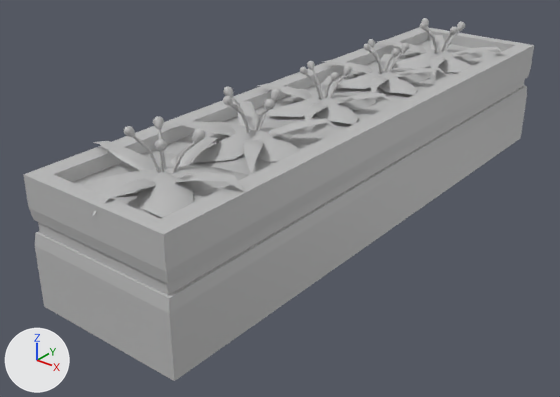
Two versions of the FBX model Organic Models/SM_FernGarden.fbx, one commit apart.
One viewpoint serves both versions: a 50 mm camera at (1.63, -4.46, 2.18) aimed at (-0.99, -1.19, 0.15). The axes (+X, +Y, +Z) are drawn at lower left. The lights are the same throughout. Where no turn or scale is listed for an object, it has been applied to the vertices.

Names of what the first picture shows: 'SM_FernGarden'.
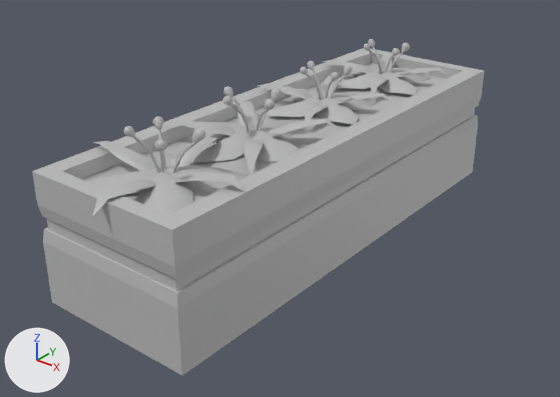
Where the newer file only moved an object's origin or applied its transform, the numbers keep the older frame.

The change in detail:
me_mesh is used by ob_sm_ferngarden; location (-0.835, -0.915, 0.493).
me_mesh had 1760 vertices, 1638 faces and spanned x -0.47..0.46, y -1.78..1.88, z -0.46..0.46.
me_mesh now has 1416 vertices, 1318 faces and spans x -0.47..0.46, y -1.78..1.07, z -0.46..0.46.
me_mesh part 1: 16 loose pieces with 344 vertices, spanning x -0.44..0.42, y 0.89..1.73, z 0.14..0.46, are deleted.
Part 2, on me_mesh:
20 vertices in x -0.46..0.45, y 1.79..1.88, z -0.46..0.25 move by (0.0, -0.81, 0.0).
16 vertices in x -0.46..0.45, y -1.76..-1.74, z -0.46..0.25 move by (0.0, 0.05, 0.0).
4 vertices in x -0.35..0.35, y -1.67, z 0.18..0.25 move by (0.0, 0.04, 0.0).

Changed parts and their boxes [x1, y1, x2, y2] in the pictures (560 x 397 px; the box of a moved part takes in the faces that stretch with it):
'SM_FernGarden', reshaped (12% narrower, 7% shorter)
    before: [23, 18, 534, 381]
    after: [32, 39, 484, 376]
part 1 of me_mesh, deleted
    before: [377, 18, 506, 75]
part 2 of me_mesh, moved or reshaped
    before: [23, 27, 534, 381]
    after: [32, 49, 484, 376]
